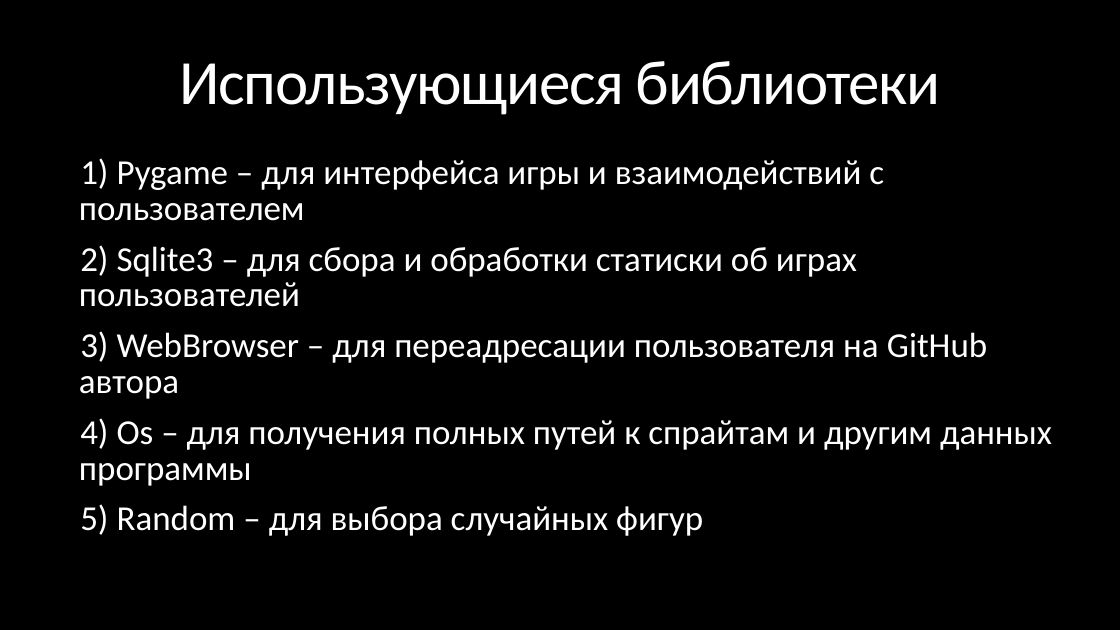
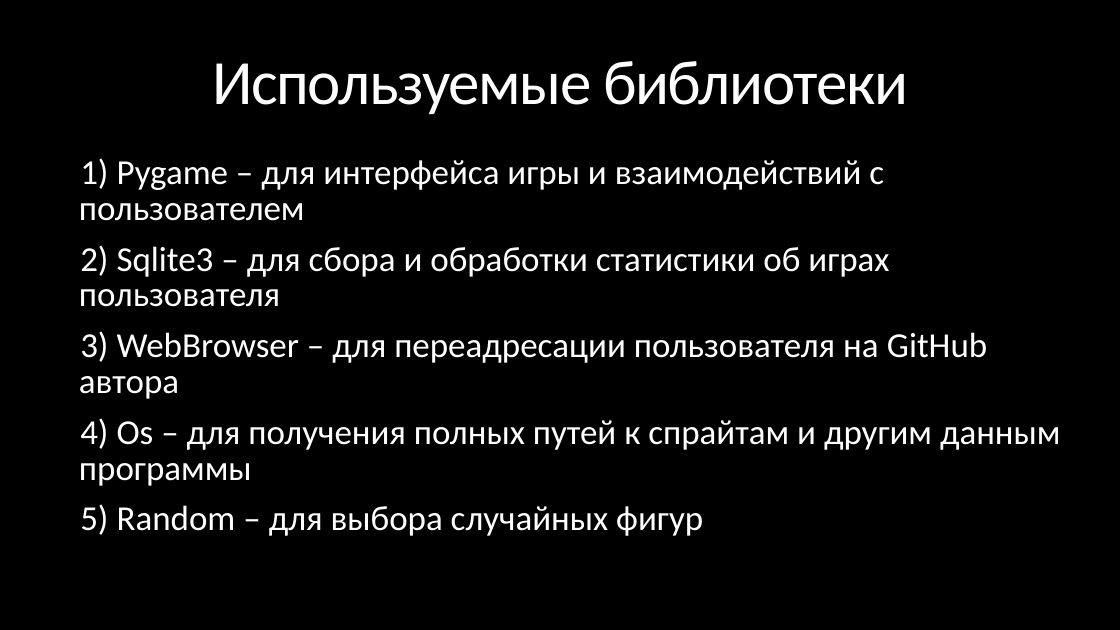
Before and after one commit to igorfardoc/Tetris, a slide deck: slide 4 of Presentation.pptx. Drawn at 1120x630 pixels with LibreOffice and Linux fonts; fonts in the diff are those of the drawing. Boxes give left, top, right and bottom in pixels: in the first picture for what was removed or moved away, otherwise in the second. Text is boxed around its words. In the diff, an @@ line names an element or a change of style, - is before the commit and + after.

```diff
--- a/Presentation.pptx
+++ b/Presentation.pptx
@@ title at [212, 61, 908, 114]: text changed @@
-Использующиеся библиотеки
+Используемые библиотеки
@@ text at [79, 245, 889, 307]: text changed @@
-  2) Sqlite3 – для сбора и обработки статиски об играх пользователей
+  2) Sqlite3 – для сбора и обработки статистики об играх пользователя
@@ text at [79, 418, 1061, 486]: text changed @@
-  4) Os – для получения полных путей к спрайтам и другим данных программы
+  4) Os – для получения полных путей к спрайтам и другим данным программы
```
Also in this commit, not shown: 1 other slide changed.
